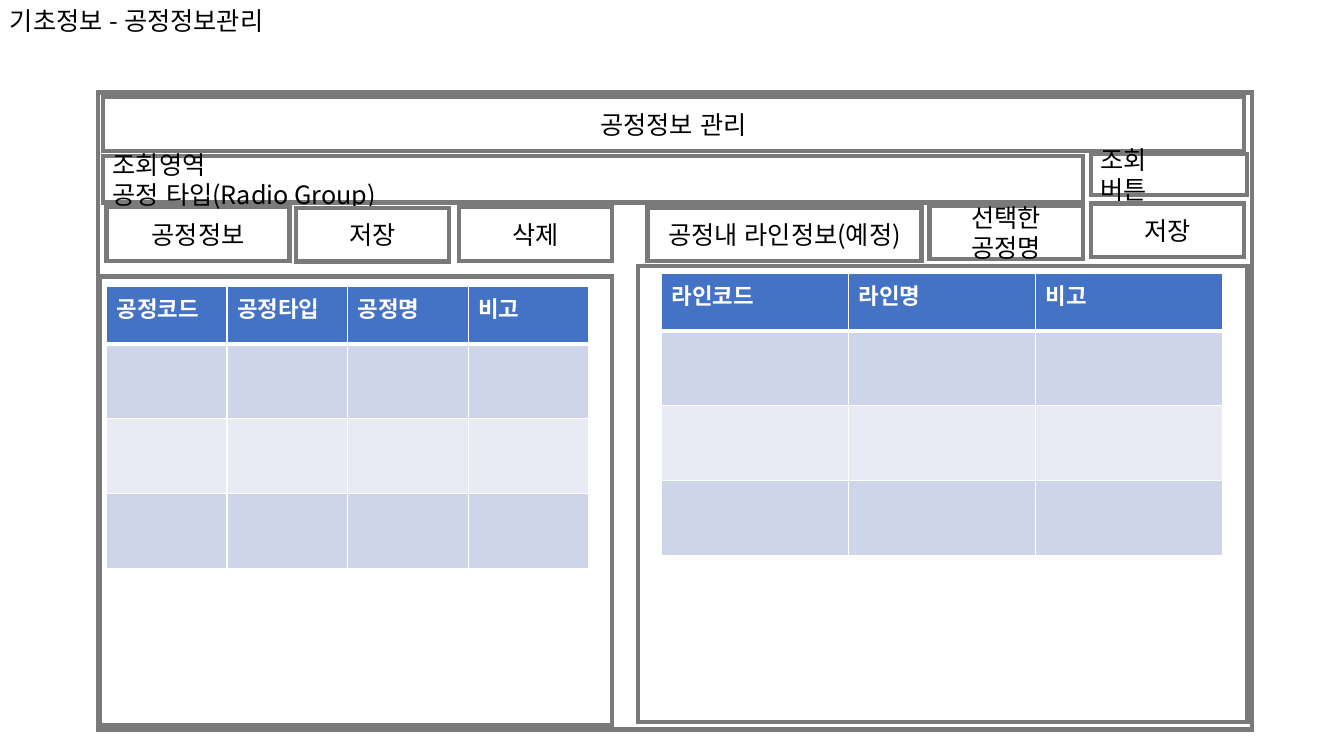
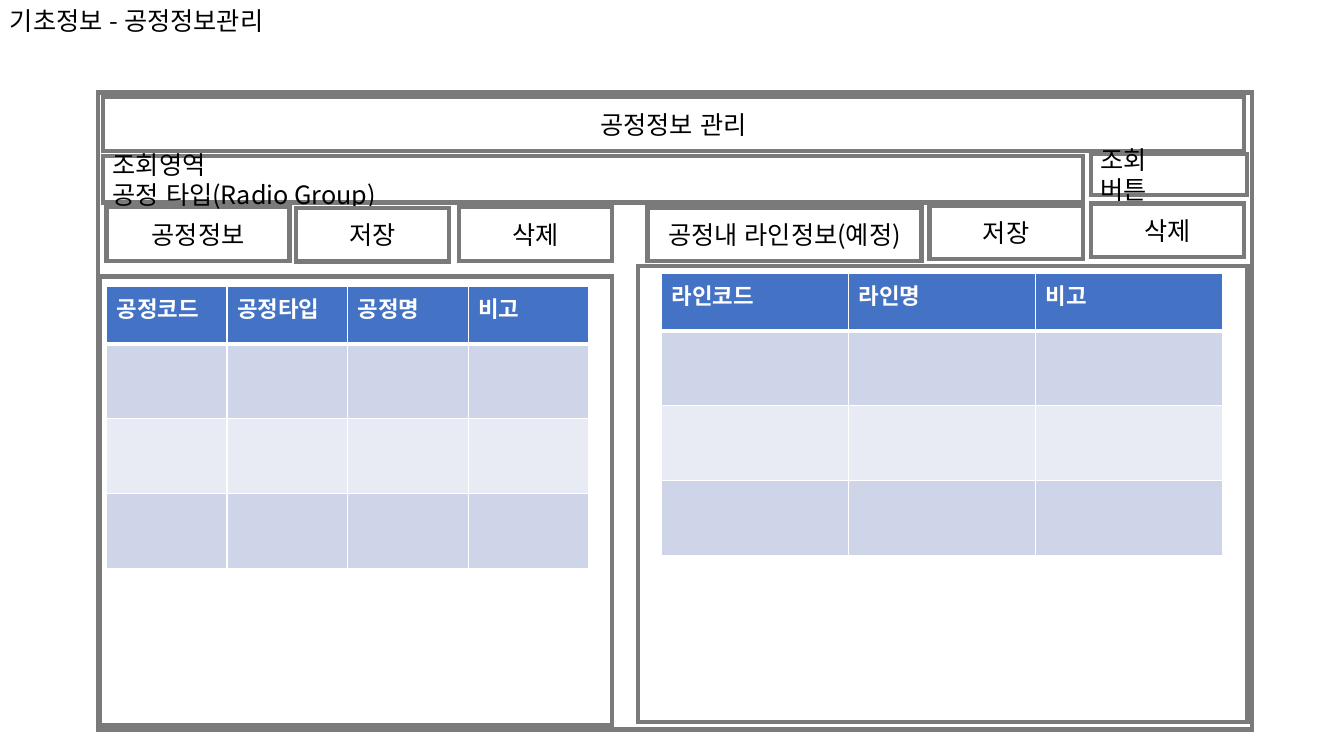
Before and after one commit to QYnote/MES, a slide deck: slide 6 of 00. 설계/UI 설계.pptx. Drawn at 1344x756 pixels with LibreOffice and Linux fonts; fonts in the diff are those of the drawing. Boxes give left, top, right and bottom in pixels: in the first picture for what was removed or moved away, otherwise in the second. Text is boxed around its words. In the diff, an @@ line names an element or a change of style, - is before the commit and + after.

```diff
--- a/00. 설계/UI 설계.pptx
+++ b/00. 설계/UI 설계.pptx
@@ rectangle "저장": place and size @@
-rectangle "저장" at <box>1091,204,1244,257</box>
+rectangle "저장" at <box>930,206,1083,259</box>
@@ rectangle removed at <box>930,206,1083,259</box> @@
-선택한
-공정명
@@ rectangle added at <box>1091,204,1244,257</box>, outline #7A7A7A 3 pt, 18 pt, text #000000 @@
+삭제
```
Also in this commit, not shown: 11 other files.
